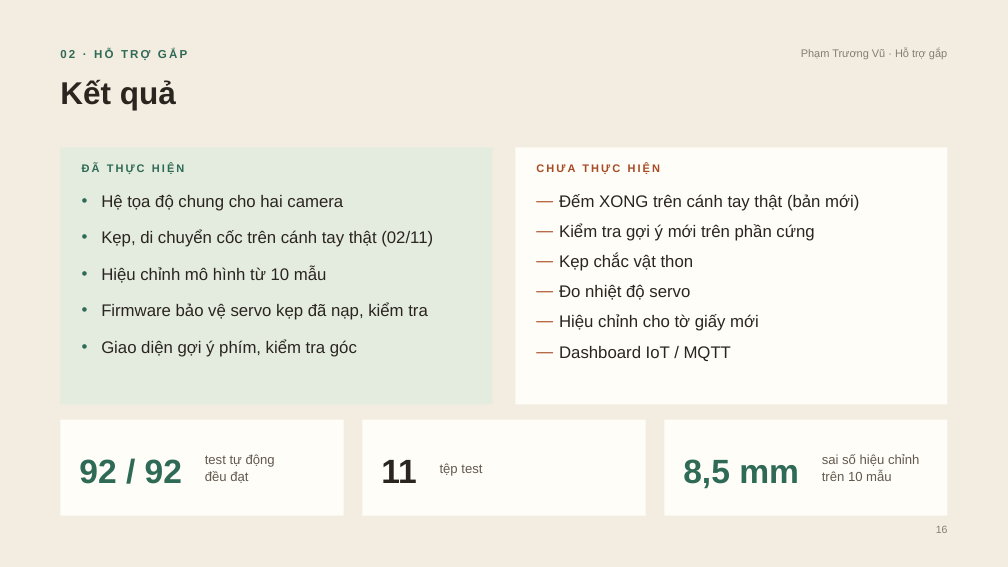
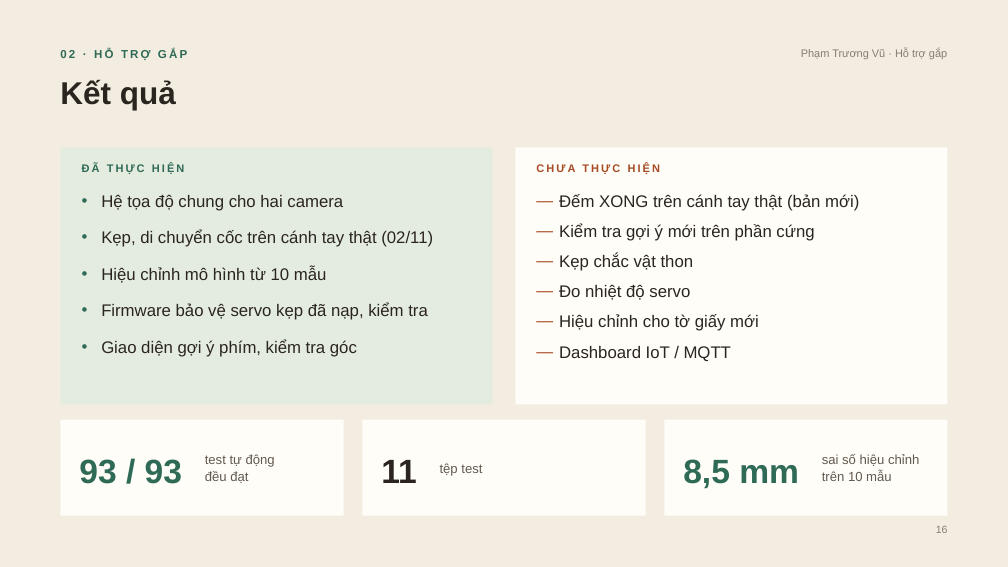
Before and after one commit to DuongNAD/Project_IoT, a slide deck: slide 16 of slides/Project_IoT_ThuyetTrinh.pptx. Drawn at 1008x567 pixels with LibreOffice and Linux fonts; fonts in the diff are those of the drawing. Boxes give left, top, right and bottom in pixels: in the first picture for what was removed or moved away, otherwise in the second. Text is boxed around its words. In the diff, an @@ line names an element or a change of style, - is before the commit and + after.

```diff
--- a/slides/Project_IoT_ThuyetTrinh.pptx
+++ b/slides/Project_IoT_ThuyetTrinh.pptx
@@ text at <box>79,459,182,484</box>: text changed @@
-92 / 92
+93 / 93
```
Also in this commit, not shown: 16 other files.
